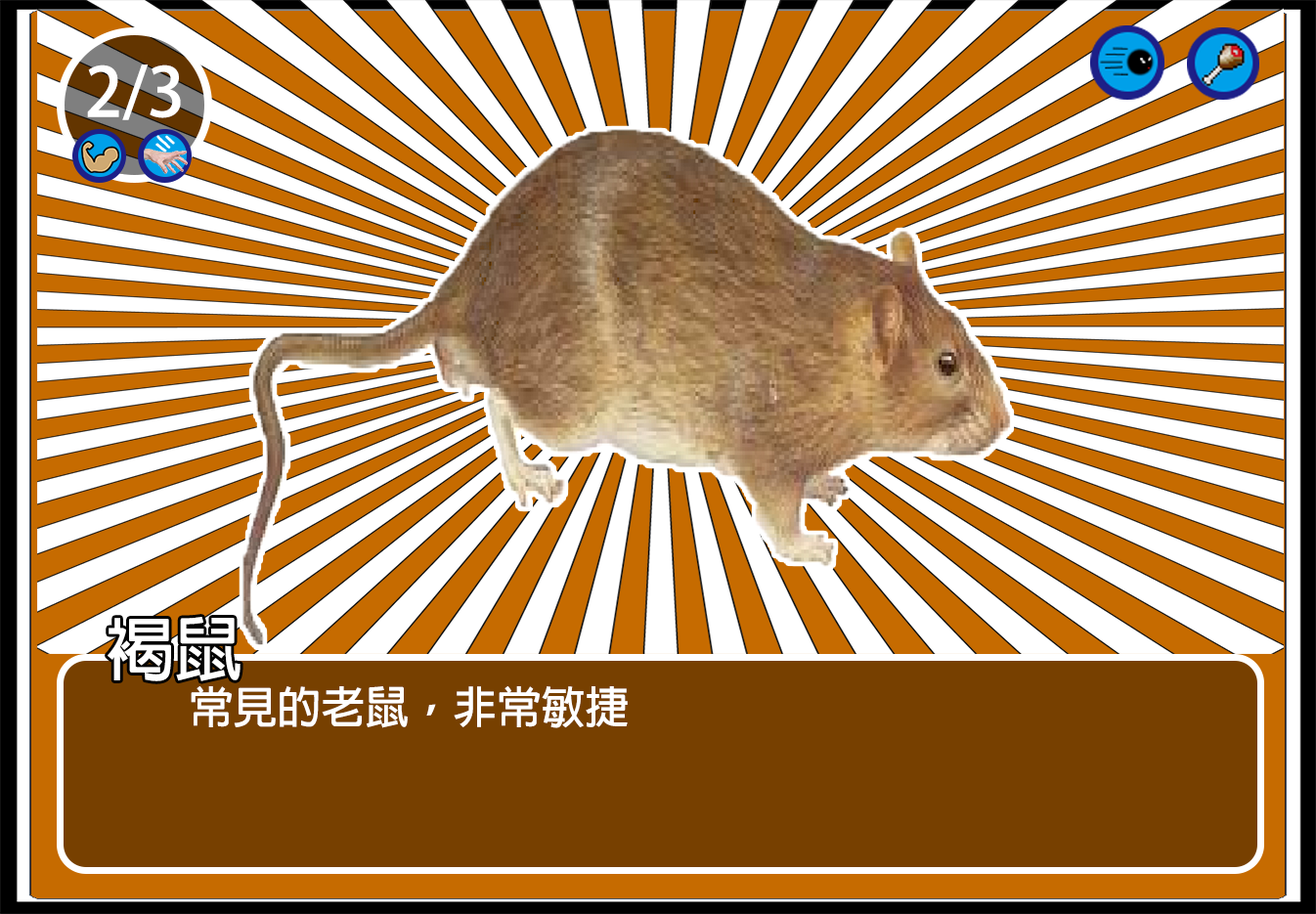
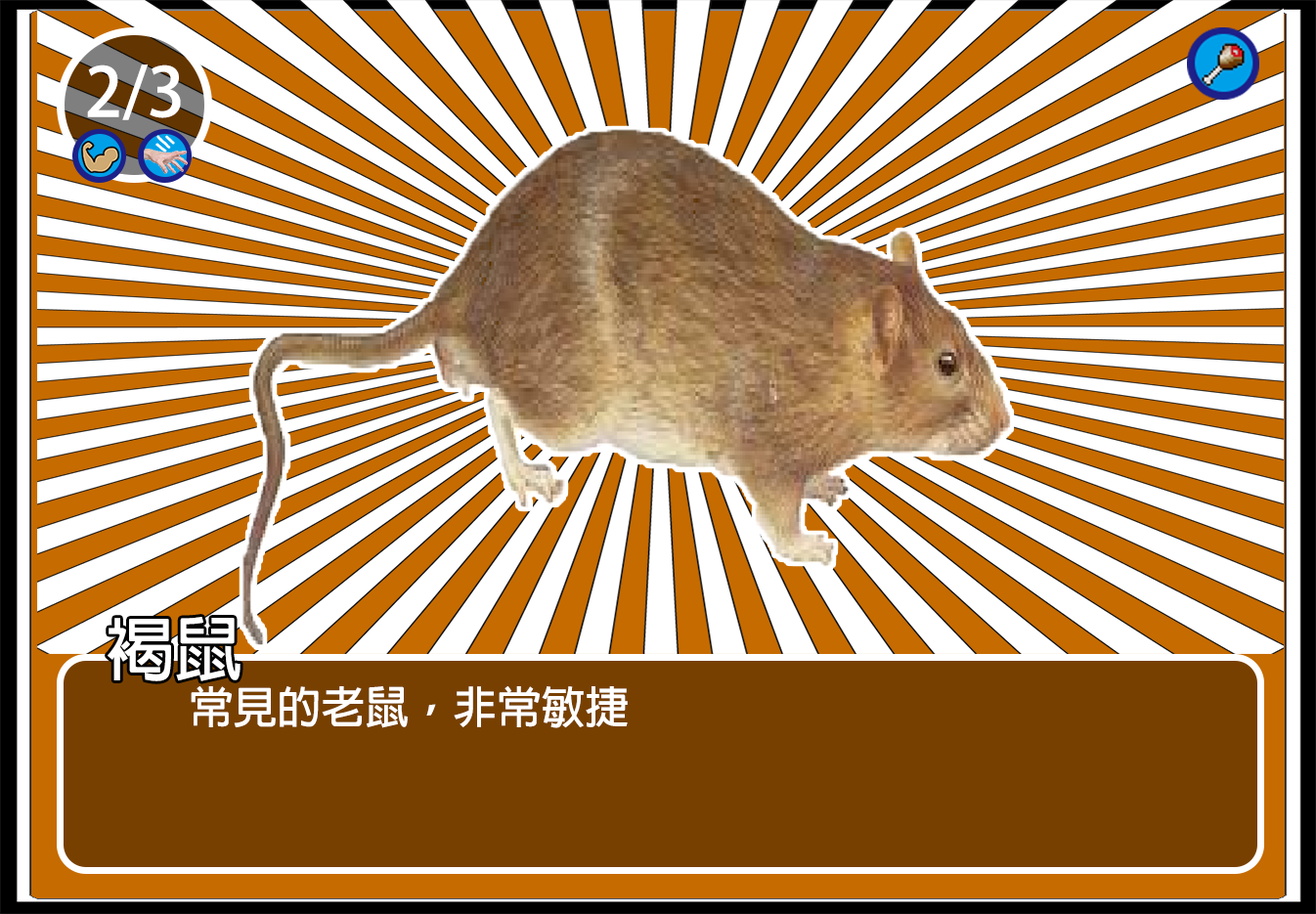
Two versions of the same layered image (1316 × 914). Layer-by-layer changes:
hid "攀地" over [1090, 25, 1165, 100]
